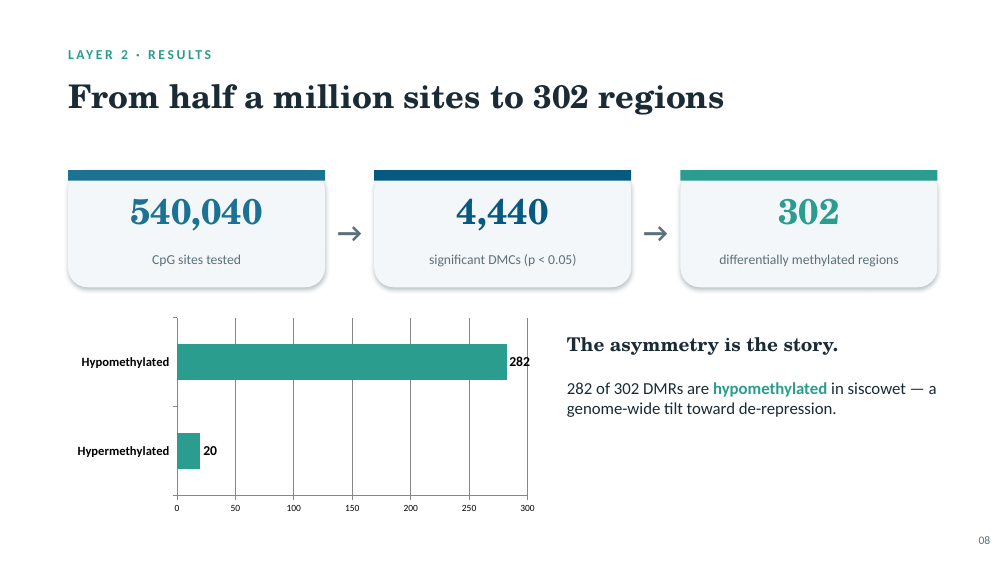
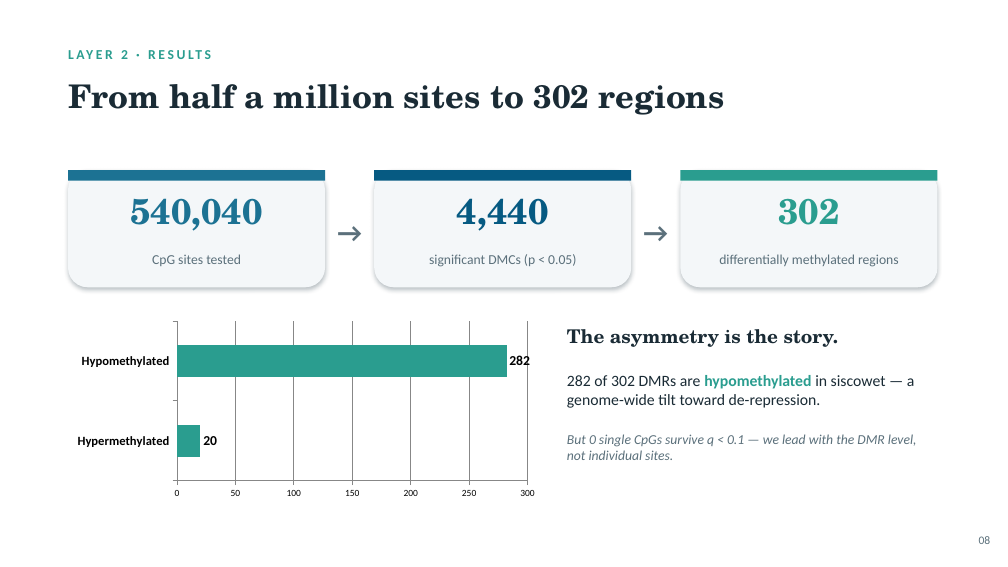
Before and after one commit to RobertsLab/project-lake-trout, a slide deck: slide 9 of output/deck/lake-trout-ecotypes-PAV-methylation.pptx. Drawn at 1008x567 pixels with LibreOffice and Linux fonts; fonts in the diff are those of the drawing. Boxes give left, top, right and bottom in pixels: in the first picture for what was removed or moved away, otherwise in the second. Text is boxed around its words. In the diff, an @@ line names an element or a change of style, - is before the commit and + after.

```diff
--- a/output/deck/lake-trout-ecotypes-PAV-methylation.pptx
+++ b/output/deck/lake-trout-ecotypes-PAV-methylation.pptx
@@ bar chart: place and size @@
-bar chart at (68, 314, 544, 518)
+bar chart at (68, 318, 544, 503)
@@ text "The asymmetry is the story.": place and size @@
-text "The asymmetry is the story." at (567, 337, 937, 417)
+text "The asymmetry is the story." at (567, 329, 917, 460)
@@ text at (567, 375, 915, 408): size 16 to 15 pt in "282 of 302 DMRs are hypomethylated in ..." @@
@@ text at (567, 434, 917, 460): paragraph added @@
+But 0 single CpGs survive q < 0.1 — we lead with the DMR level, not individual sites.
```
Also in this commit, not shown: 9 other slides changed, 4 slides added, 1 slide removed, 1 other file.
